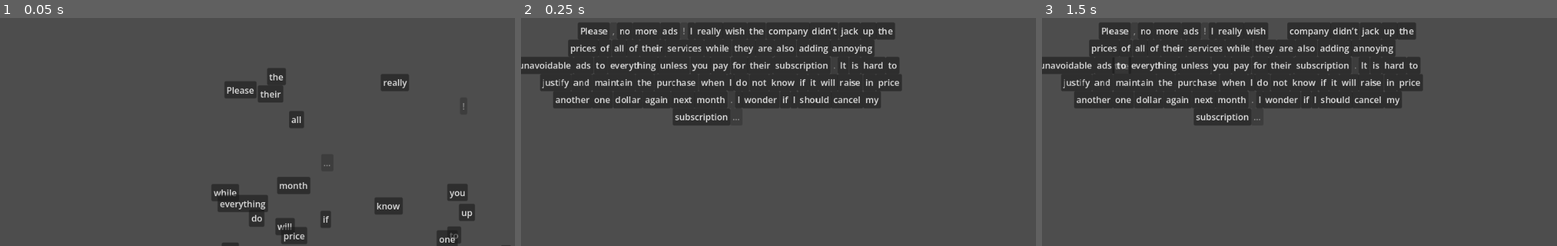
Above: before the commit, frames 1-3 (left to right).
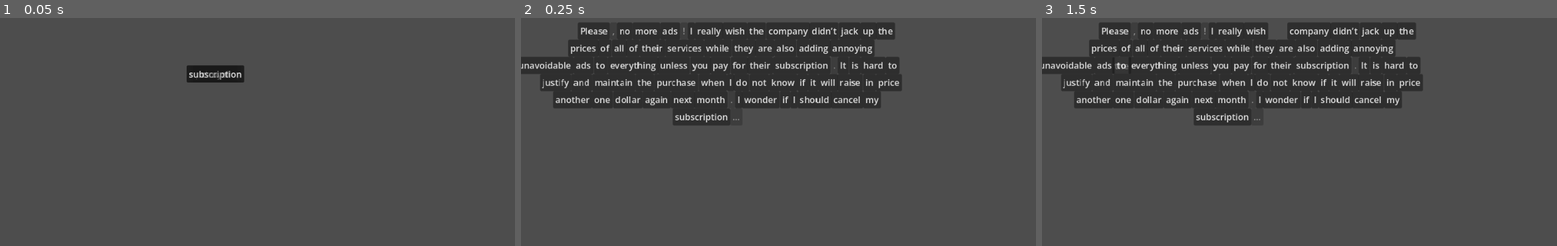
Above: after the commit, the same moments.

Repository: u-sernam-e/word-rot
Game: Godot game, scene res://test.tscn
Same seed, same stepped clock (60 frames per second), same inputs: the game is played once before the commit and once after it.
Inputs:
- Up to frame 1 (0.05 s): no input
- Up to frame 2 (0.25 s): no input
- Up to frame 3 (1.5 s): click "the" at 0.5 s; click "to" at 1.25 s

The runs differ from the first frame. In frame 1, 5.6% of the frame differs, in the area x 36-100%, y 20-100%; in frame 2, nothing differs; in frame 3, nothing differs.

Commit message:
word stuff

Diff:
--- a/word/level_sentences.gd
+++ b/globals/level_sentences.gd
@@ -23,7 +23,9 @@
 	return level_sentences[level - 1]
 
 func get_level_sentence_array(level : int) -> Array:
-	var lvl_string = get_level_sentence_string(level)
+	return string_to_array(get_level_sentence_string(level))
+
+func string_to_array(lvl_string : String) -> Array:
 	var lvl_array : Array
 	var end_loop : bool = false
 	var prev_space : int = 0
--- /dev/null
+++ b/ingame/check_sentence.gd
@@ -0,0 +1,18 @@
+extends Node
+class_name CheckSentence
+
+var correct_sentences = [[
+"I want a data center in my backyard!",
+"I want backyard data center!",
+"I want data center!"
+],
+[
+"I love how the company is friendly to the environment!",
+"My heart has grown for company friendly to environment."
+]
+
+]
+
+var filler_words = [
+	"a", "the", "how", "it", "has", "begun", "to"
+]
--- /dev/null
+++ b/ingame/game_controller.gd
@@ -0,0 +1,13 @@
+extends Node2D
+
+@export var submit_button : BaseButton
+@export var word_controller : WordController
+
+# Called when the node enters the scene tree for the first time.
+func _ready() -> void:
+	pass # Replace with function body.
+
+
+# Called every frame. 'delta' is the elapsed time since the previous frame.
+func _process(delta: float) -> void:
+	pass
--- /dev/null
+++ b/ingame/game_controller.tscn
@@ -0,0 +1,6 @@
+[gd_scene format=3 uid="uid://c1vniq3fqcrwe"]
+
+[ext_resource type="Script" uid="uid://c7237s05mar1c" path="res://ingame/game_controller.gd" id="1_iifw8"]
+
+[node name="GameController" type="Node2D" unique_id=120243097]
+script = ExtResource("1_iifw8")
--- a/word/word.tscn
+++ b/ingame/word_controller/word.tscn
@@ -1,12 +1,12 @@
 [gd_scene format=3 uid="uid://ie4e0pgeu2f6"]
 
-[ext_resource type="Script" uid="uid://3j6edhxr4tt" path="res://word/word.gd" id="1_2ihii"]
+[ext_resource type="Script" uid="uid://3j6edhxr4tt" path="res://ingame/word_controller/word.gd" id="1_11vsv"]
 
 [sub_resource type="RectangleShape2D" id="RectangleShape2D_s2q7c"]
 size = Vector2(5, 5)
 
 [node name="Word" type="Node2D" unique_id=394304669]
-script = ExtResource("1_2ihii")
+script = ExtResource("1_11vsv")
 
 [node name="Move" type="Node2D" parent="." unique_id=618939736]
 
--- a/word/word_controller.gd
+++ b/ingame/word_controller/word_controller.gd
@@ -1,11 +1,12 @@
 extends Node2D
+class_name WordController
 
 @export var level_sentence : int
 @export var center : Vector2
 const MAX_WIDTH : int = 600
 
 var words : Array[Word] = []
-const word_scene = preload("res://word/word.tscn")
+const word_scene = preload("res://ingame/word_controller/word.tscn")
 
 var is_moving_word : bool = false
 
@@ -24,7 +25,6 @@
 		add_child(word)
 		words.append(word)
 		word.text = word_string
-		word.position = Vector2(randf_range(0, 960), randf_range(0, 540))
 		# first check if punctuation
 		if word_string == "." or word_string == "!" or word_string == "?" or word_string == "…" or word_string == ",":
 			word.is_punctuation = true
@@ -44,16 +44,17 @@
 			current_row += 1
 			current_row_size = 0
 			for row in range(current_row):
-				print(row)
+				#print(row)
 				move_all_in_row(row, words_row, Vector2(0, -word_size.y*0.5))
 
-			print("row move up")
-			print(current_row)
-			print("--")
+			#print("row move up")
+			#print(current_row)
+			#print("--")
 		else: # adding to current row
 			# add size of word to current row
 			current_row_size += word_size.x
 			# add the required length to all words in current row
+			# I think this is a little broken
 			move_all_in_row(current_row, words_row, Vector2(-word_size.x*0.5, 0))
 		w.position = Vector2(current_row_size*0.5 - word_size.x*0.5, current_row*word_size.y*0.5)
 		words_row.append(current_row)
@@ -103,6 +104,9 @@
 				idArray[destPos] = null
 	return idArray
 
-func _input(event: InputEvent) -> void:
-	if event.is_action_pressed("ui_up"):
-		print(makeIdArray())
+#func _input(event: InputEvent) -> void:
+	#if event.is_action_pressed("ui_up"):
+		#print(makeIdArray())
+
+func get_made_sententce():
+	return makeIdArray()
--- a/word/word_controller.tscn
+++ b/ingame/word_controller/word_controller.tscn
@@ -1,6 +1,6 @@
 [gd_scene format=3 uid="uid://s33077wypp3v"]
 
-[ext_resource type="Script" uid="uid://b151ayusettca" path="res://word/word_controller.gd" id="1_1kh8i"]
+[ext_resource type="Script" uid="uid://b151ayusettca" path="res://ingame/word_controller/word_controller.gd" id="1_1kh8i"]
 
 [node name="WordController" type="Node2D" unique_id=149952642]
 script = ExtResource("1_1kh8i")
--- a/word/word_dest.tscn
+++ b/ingame/word_controller/word_dest.tscn
@@ -1,6 +1,6 @@
 [gd_scene format=3 uid="uid://c0j8u4dgkkwo7"]
 
-[ext_resource type="Script" uid="uid://cbvumwajd1ggu" path="res://word/word_dest.gd" id="1_88ywo"]
+[ext_resource type="Script" uid="uid://cbvumwajd1ggu" path="res://ingame/word_controller/word_dest.gd" id="1_88ywo"]
 
 [sub_resource type="RectangleShape2D" id="RectangleShape2D_s2q7c"]
 
--- a/test.tscn
+++ b/test.tscn
@@ -1,7 +1,7 @@
 [gd_scene format=3 uid="uid://c00qo6mhwb5ah"]
 
-[ext_resource type="PackedScene" uid="uid://s33077wypp3v" path="res://word/word_controller.tscn" id="1_6uqi0"]
-[ext_resource type="PackedScene" uid="uid://c0j8u4dgkkwo7" path="res://word/word_dest.tscn" id="3_ppyta"]
+[ext_resource type="PackedScene" uid="uid://s33077wypp3v" path="res://ingame/word_controller/word_controller.tscn" id="1_6uqi0"]
+[ext_resource type="PackedScene" uid="uid://c0j8u4dgkkwo7" path="res://ingame/word_controller/word_dest.tscn" id="3_ppyta"]
 
 [node name="Test" type="Node2D" unique_id=172724480]
 
Renamed: word/level_sentences.gd.uid -> globals/level_sentences.gd.uid
Not shown, added: ingame/check_sentence.gd.uid
Not shown, added: ingame/game_controller.gd.uid
Renamed: word/word.gd -> ingame/word_controller/word.gd
Renamed: word/word.gd.uid -> ingame/word_controller/word.gd.uid
Renamed: word/word_controller.gd.uid -> ingame/word_controller/word_controller.gd.uid
Renamed: word/word_dest.gd -> ingame/word_controller/word_dest.gd
Renamed: word/word_dest.gd.uid -> ingame/word_controller/word_dest.gd.uid
